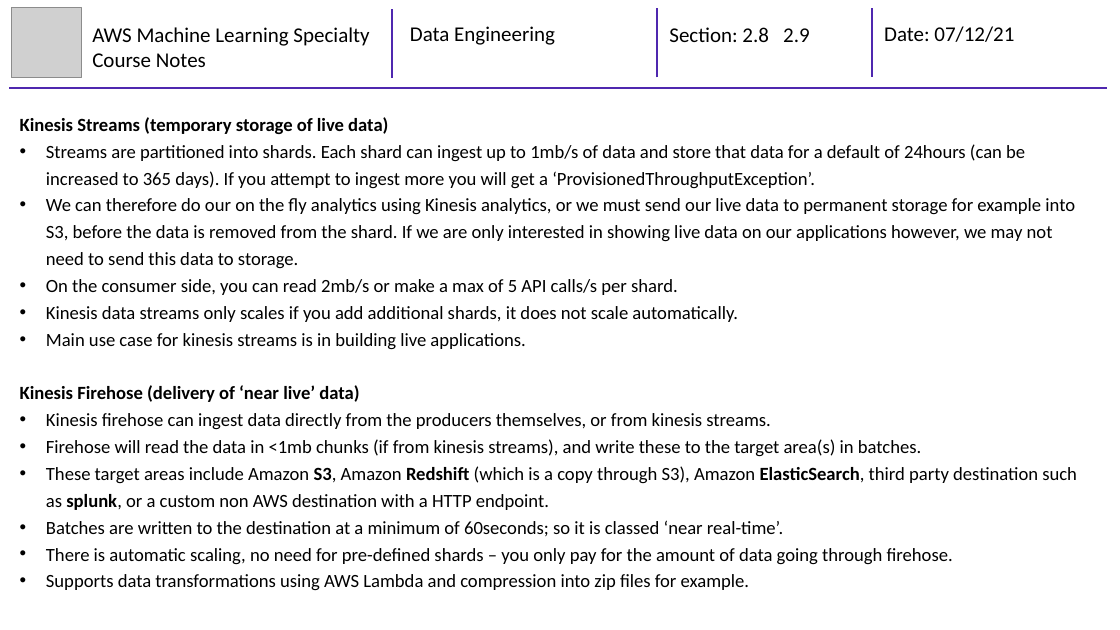
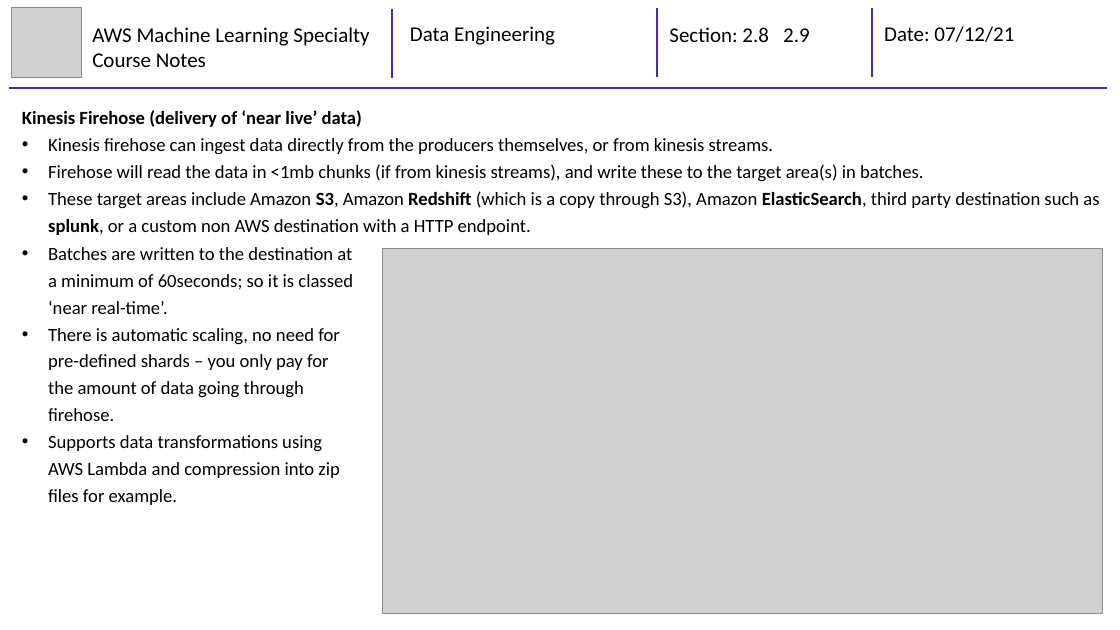
Before and after one commit to mhaythornthwaite/Testing_ML_Algorithms, a slide deck: slide 11 of AWS Machine Learning Specialty/Course Notes/2_MJH_Data_Engineering_Course_Notes.pptx (slide 8 before the commit). Drawn at 1120x630 pixels with LibreOffice and Linux fonts; fonts in the diff are those of the drawing; grey boxes stand for pictures. Boxes give left, top, right and bottom in pixels: in the first picture for what was removed or moved away, otherwise in the second. Text is boxed around its words. In the diff, an @@ line names an element or a change of style, - is before the commit and + after.

```diff
--- a/AWS Machine Learning Specialty/Course Notes/2_MJH_Data_Engineering_Course_Notes.pptx
+++ b/AWS Machine Learning Specialty/Course Notes/2_MJH_Data_Engineering_Course_Notes.pptx
@@ text "Kinesis Firehose (delivery of ‘near ...": place and size @@
-text "Kinesis Firehose (delivery of ‘near ..." at (20,117,1077,591)
+text "Kinesis Firehose (delivery of ‘near ..." at (22,110,1099,235)
@@ text at (20,117,1075,350): paragraphs removed @@
-Kinesis Streams (temporary storage of live data)
-• Streams are partitioned into shards. Each shard can ingest up to 1mb/s of data and store that data for a default of 24hours (can be increased to 365 days). If you attempt to ingest more you will get a ‘ProvisionedThroughputException’.
-• We can therefore do our on the fly analytics using Kinesis analytics, or we must send our live data to permanent storage for example into S3, before the data is removed from the shard. If we are only interested in showing live data on our applications however, we may not need to send this data to storage.
-• On the consumer side, you can read 2mb/s or make a max of 5 API calls/s per shard.
-• Kinesis data streams only scales if you add additional shards, it does not scale automatically.
-• Main use case for kinesis streams is in building live applications.
@@ text added at (48,247,353,505), 16 pt, text #000000 @@
+• Batches are written to the destination at a minimum of 60seconds; so it is classed ‘near real-time’.
+• There is automatic scaling, no need for pre-defined shards – you only pay for the amount of data going through firehose.
+• Supports data transformations using AWS Lambda and compression into zip files for example.
@@ picture added at (383,249,1102,613) @@
@@ text at (46,520,953,591): paragraphs removed @@
-• Batches are written to the destination at a minimum of 60seconds; so it is classed ‘near real-time’.
-• There is automatic scaling, no need for pre-defined shards – you only pay for the amount of data going through firehose.
-• Supports data transformations using AWS Lambda and compression into zip files for example.
```
Also in this commit, not shown: 9 other slides changed, 4 slides added.
